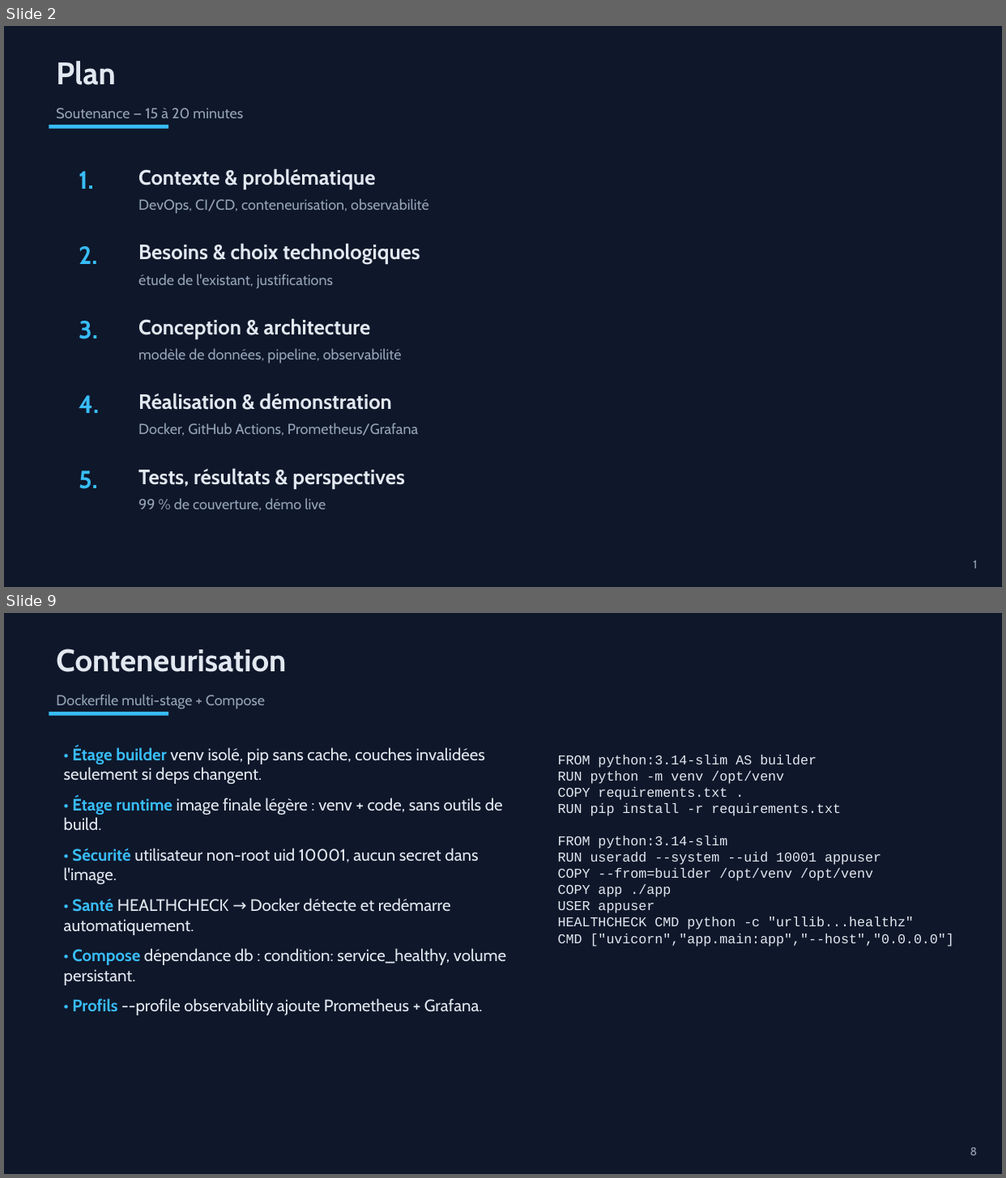
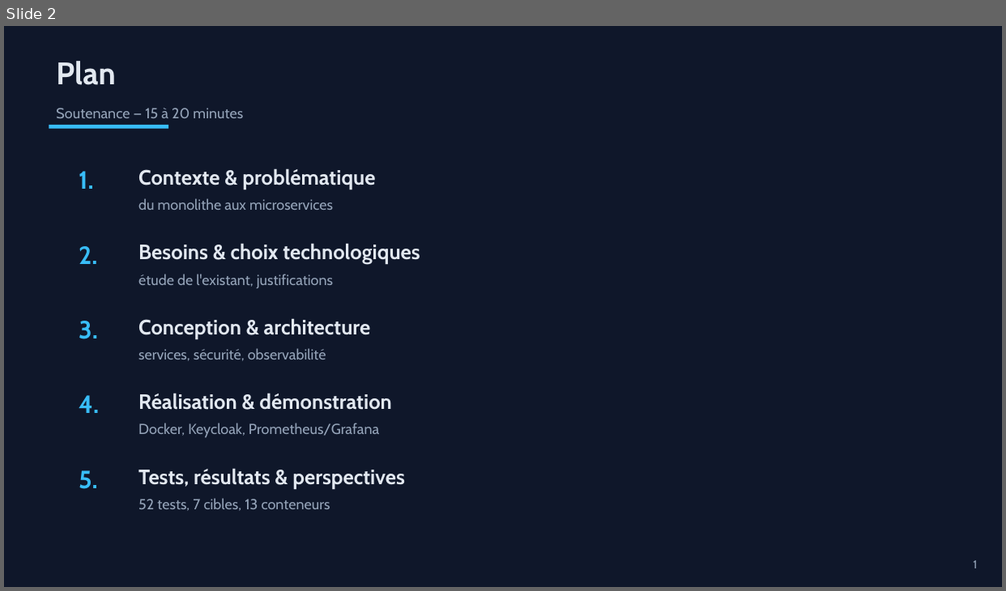
Before and after one commit to Chouaib-Raichy/PFE, a slide deck: soutenance/soutenance.pptx. Shown one above the other, each under a label of ours: slides 2 and 9 before the commit, slide 2 after it; the slides between them are not shown. The pictures are 1006x1178 and 1006x591 pixels, drawn with LibreOffice and Linux fonts; fonts in the diff are those of the drawing. Boxes give left, top, right and bottom in pixels: in the first picture for what was removed or moved away, otherwise in the second. Text is boxed around its words. In the diff, an @@ line names an element or a change of style, - is before the commit and + after.

```diff
--- a/soutenance/soutenance.pptx
+++ b/soutenance/soutenance.pptx
@@ slide 9 removed at <box>4,613,1002,1174</box>, background #0F172A @@
@@ text removed at <box>56,649,286,672</box> @@
-Conteneurisation
@@ text removed at <box>56,694,265,709</box> @@
-Dockerfile multi-stage + Compose
@@ rectangle removed at <box>49,712,168,716</box> @@
@@ text removed at <box>64,746,506,1016</box> @@
-• Étage builder venv isolé, pip sans cache, couches invalidées seulement si deps changent.
-• Étage runtime image finale légère : venv + code, sans outils de build.
-• Sécurité utilisateur non-root uid 10001, aucun secret dans l'image.
-• Santé HEALTHCHECK → Docker détecte et redémarre automatiquement.
-• Compose dépendance db : condition: service_healthy, volume persistant.
-• Profils --profile observability ajoute Prometheus + Grafana.
@@ text removed at <box>558,755,954,947</box> @@
-FROM python:3.14-slim AS builder
-RUN python -m venv /opt/venv
-COPY requirements.txt .
-RUN pip install -r requirements.txt
-FROM python:3.14-slim
-RUN useradd --system --uid 10001 appuser
-COPY --from=builder /opt/venv /opt/venv
-COPY app ./app
-USER appuser
-HEALTHCHECK CMD python -c "urllib...healthz"
-CMD ["uvicorn","app.main:app","--host","0.0.0.0"]
@@ text removed at <box>970,1148,978,1156</box> @@
-8
@@ slide 2 changed as well @@
@@ text at <box>138,199,333,210</box>: text changed @@
-DevOps, CI/CD, conteneurisation, observabilité
+du monolithe aux microservices
@@ text at <box>138,348,326,361</box>: text changed @@
-modèle de données, pipeline, observabilité
+services, sécurité, observabilité
@@ text at <box>138,423,379,438</box>: text changed @@
-Docker, GitHub Actions, Prometheus/Grafana
+Docker, Keycloak, Prometheus/Grafana
@@ text at <box>138,498,330,511</box>: text changed @@
-99 % de couverture, démo live
+52 tests, 7 cibles, 13 conteneurs
```
Also in this commit, not shown: 6 other slides changed, 11 slides added, 8 other slides removed, 4 other files.
